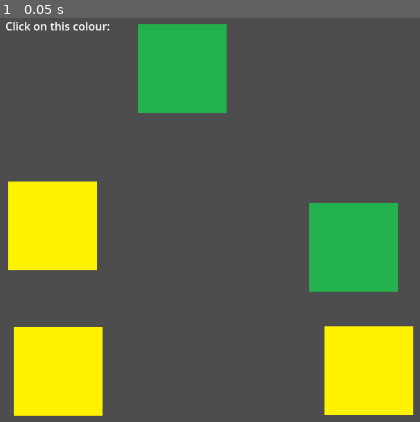
Above: before the commit, frame 1.
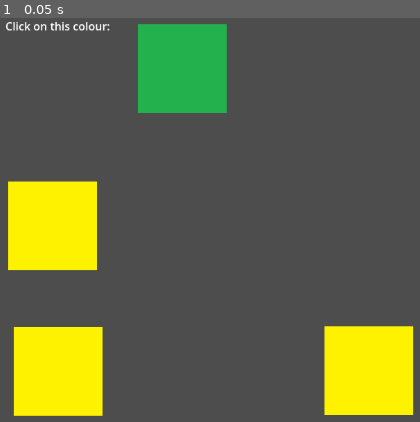
Above: after the commit, the same moment.

Repository: kwrightsk/game-jam-january-2026
Game: Godot game, scene res://Scenes/colour_picker.tscn
Two runs of this game, one before a commit and one after it. Both use one fixed random seed, a clock stepped at 60 frames per second and the inputs below. This scene is started directly instead of the project's main scene.
Inputs:
- Up to frame 1 (0.05 s): no input

The runs differ from the first frame. In frame 1, 4.7% of the frame differs, in the area x 73-95%, y 45-68%.

Commit message:
added pixels for simon says level + setup colours for them

Diff:
--- a/Scenes/colour_picker.tscn
+++ b/Scenes/colour_picker.tscn
@@ -24,6 +24,7 @@
 scale = Vector2(0.5, 0.5)
 
 [node name="clickColour2" parent="clickables" instance=ExtResource("2_s3psp")]
+visible = false
 position = Vector2(902, 331)
 scale = Vector2(0.5, 0.5)
 animation = &"green"
--- /dev/null
+++ b/Scenes/simon_says_level.gd
@@ -0,0 +1,43 @@
+extends Node2D
+
+@onready var PixelOne: ColorRect = $SimonSaysPixel/Area2D/PixelColor
+@onready var PixelTwo: ColorRect = $SimonSaysPixel2/Area2D/PixelColor
+@onready var PixelThree: ColorRect = $SimonSaysPixel3/Area2D/PixelColor
+@onready var PixelFour: ColorRect = $SimonSaysPixel4/Area2D/PixelColor
+
+
+var pattern = []
+var numbers = [1, 2, 3, 4]
+var last_number = null #to make sure a number doesn't repeat more than two times in a row
+var repeat_count = 0
+var pattern_length = 6
+
+# Called when the node enters the scene tree for the first time.
+func _ready() -> void:
+	PixelOne.color = Color.RED
+	PixelTwo.color = Color.GREEN
+	PixelThree.color = Color.BLUE
+	PixelFour.color = Color.YELLOW
+
+	#initialize pattern before the level starts :)
+	for i in range(pattern_length):
+		pattern.append((pick_number()))
+	print(pattern)
+
+# Called every frame. 'delta' is the elapsed time since the previous frame.
+func _process(delta: float) -> void:
+	pass
+
+#get the random number (but with my constraints)
+func pick_number():
+	var number = numbers.pick_random()
+
+	if repeat_count >= 2:
+		var exclude_repeated_num = numbers.filter(func(n): return n != last_number)
+		number = exclude_repeated_num.pick_random()
+	elif last_number == number:
+		repeat_count += 1
+		last_number = number
+	else:
+		last_number = number
+	return number
--- /dev/null
+++ b/Scenes/simon_says_level.tscn
@@ -0,0 +1,23 @@
+[gd_scene load_steps=4 format=3 uid="uid://bnxkiq65s6abp"]
+
+[ext_resource type="PackedScene" uid="uid://0b3tynguqs3p" path="res://Scenes/main_level.tscn" id="1_er3jd"]
+[ext_resource type="Script" path="res://Scenes/simon_says_level.gd" id="2_3ww8m"]
+[ext_resource type="PackedScene" uid="uid://mrkakgel4tfp" path="res://Scenes/simon_says_pixel.tscn" id="2_qgo7r"]
+
+[node name="SimonSaysLevel" instance=ExtResource("1_er3jd")]
+script = ExtResource("2_3ww8m")
+
+[node name="Background" parent="." index="0"]
+layer = -1
+
+[node name="SimonSaysPixel" parent="." index="1" instance=ExtResource("2_qgo7r")]
+position = Vector2(399, 358)
+
+[node name="SimonSaysPixel2" parent="." index="2" instance=ExtResource("2_qgo7r")]
+position = Vector2(579, 199)
+
+[node name="SimonSaysPixel3" parent="." index="3" instance=ExtResource("2_qgo7r")]
+position = Vector2(754, 356)
+
+[node name="SimonSaysPixel4" parent="." index="4" instance=ExtResource("2_qgo7r")]
+position = Vector2(580, 526)
--- /dev/null
+++ b/Scenes/simon_says_pixel.gd
@@ -0,0 +1,13 @@
+extends Node2D
+
+var color = Color.HOT_PINK
+@export var max_health = 100
+
+# Called when the node enters the scene tree for the first time.
+func _ready() -> void:
+	pass # Replace with function body.
+
+
+# Called every frame. 'delta' is the elapsed time since the previous frame.
+func _process(delta: float) -> void:
+	pass
--- /dev/null
+++ b/Scenes/simon_says_pixel.tscn
@@ -0,0 +1,26 @@
+[gd_scene load_steps=3 format=3 uid="uid://mrkakgel4tfp"]
+
+[ext_resource type="Script" path="res://Scenes/simon_says_pixel.gd" id="1_wj33a"]
+
+[sub_resource type="RectangleShape2D" id="RectangleShape2D_0xf6x"]
+size = Vector2(140, 140)
+
+[node name="SimonSaysPixel" type="Node2D"]
+script = ExtResource("1_wj33a")
+
+[node name="Area2D" type="Area2D" parent="."]
+
+[node name="CollisionShape2D" type="CollisionShape2D" parent="Area2D"]
+shape = SubResource("RectangleShape2D_0xf6x")
+
+[node name="Border" type="ColorRect" parent="Area2D"]
+offset_left = -75.0
+offset_top = -75.0
+offset_right = 75.0
+offset_bottom = 75.0
+
+[node name="PixelColor" type="ColorRect" parent="Area2D"]
+offset_left = -70.0
+offset_top = -70.0
+offset_right = 70.0
+offset_bottom = 70.0
